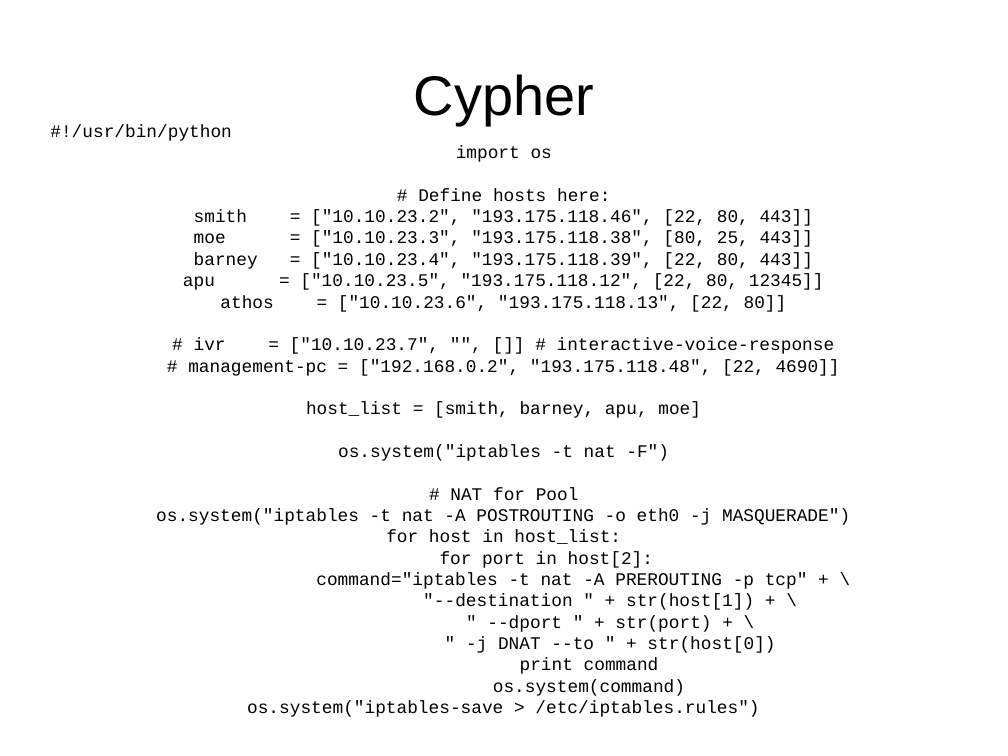
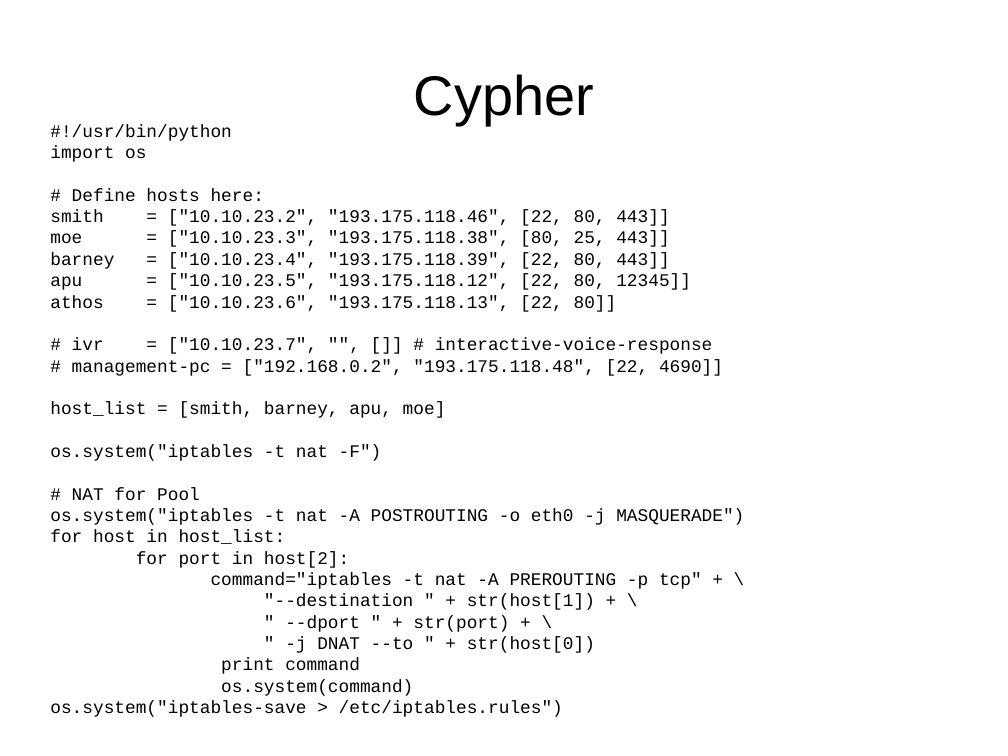
Before and after one commit to benf/trashbin, a slide deck: slide 5 of labor/presentation.odp. Drawn at 1008x756 pixels with LibreOffice and Linux fonts; fonts in the diff are those of the drawing. Boxes give left, top, right and bottom in pixels: in the first picture for what was removed or moved away, otherwise in the second. Text is boxed around its words. In the diff, an @@ line names an element or a change of style, - is before the commit and + after.

Commit message:
change center->left

```diff
--- a/labor/presentation.odp
+++ b/labor/presentation.odp
@@ subtitle at <box>50,146,744,717</box>: alignment centre to left @@
```
